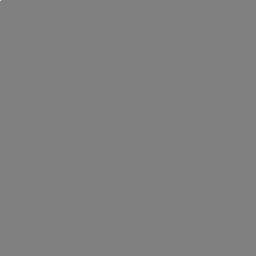
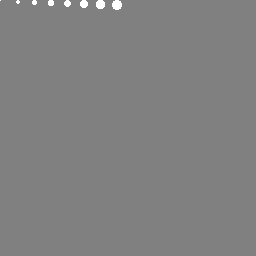
Layered file, before and after one edit (256 × 256). Changes by layer:
painted on "Layer" over [0, 0, 122, 10]
